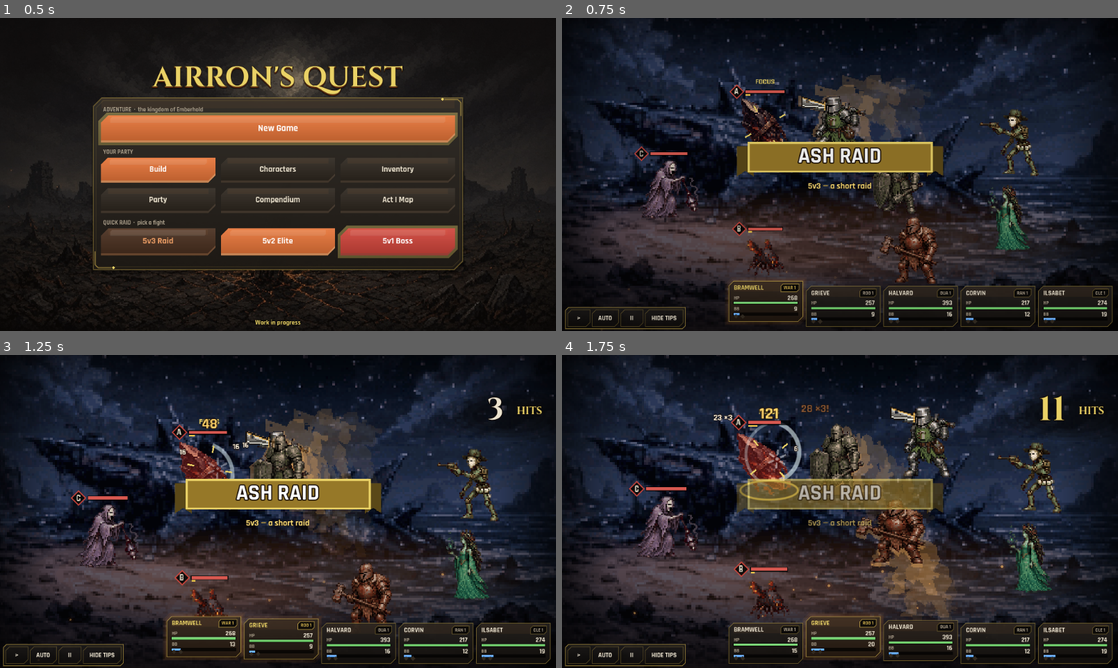
Above: before the commit, frames 1-4 (two rows, left to right).
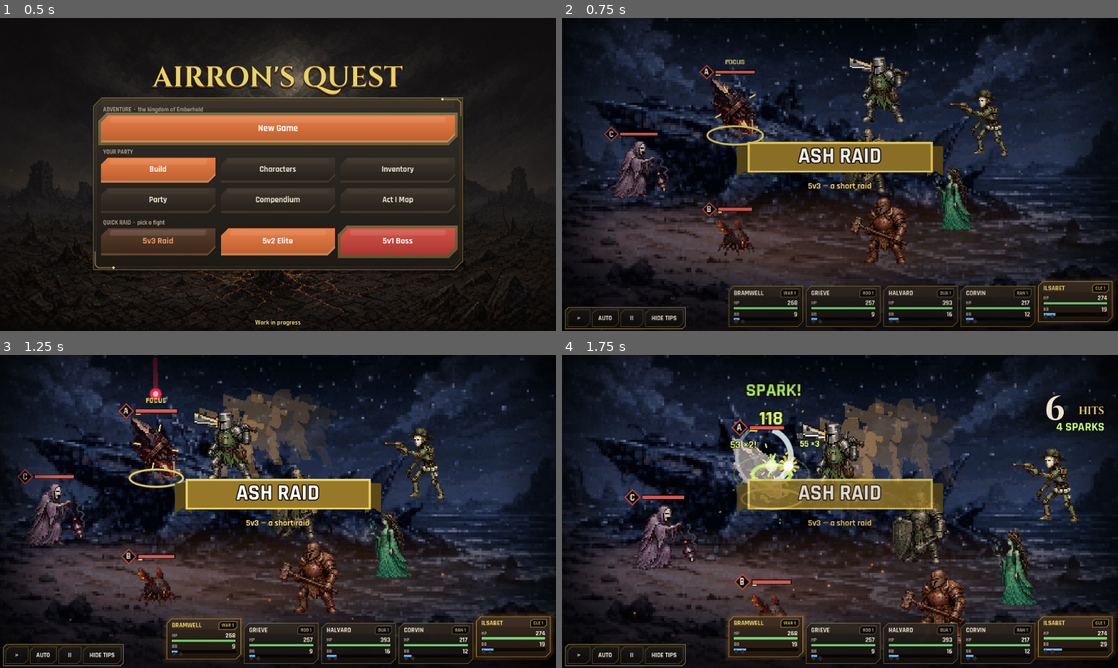
Above: after the commit, the same moments.

Repository: airronkennedy/riftstrike
Game: Godot game, scene res://main.tscn
The game is run twice, just before and just after one commit, with the same random seed, the same clock (stepped at 60 frames per second) and the same inputs.
Inputs (mouse positions are in pixels of both pictures, inside the frame that each line leads up to):
- Up to frame 1 (0.5 s): no input
- Up to frame 2 (0.75 s): tap Enter at 0.5, 0.6 s; move the mouse to (962, 158) at 0.52 s; hold Right from 0.53 s (still down); click (962, 158) at 0.67 s
- Up to frame 3 (1.25 s): keep holding Right; tap Space at 0.77, 1.07 s
- Up to frame 4 (1.75 s): release Right at 1.25 s; drag from (728, 527) to (812, 574) at 1.27 s

Frame 1 is identical in both runs. In frame 2, 14% of the frame differs, in the area x 7-100%, y 12-99%; in frame 3, 19%; in frame 4, 21%, in the area x 11-100%, y 8-99%.

Commit message:
WIP boss escalation rework

Diff:
--- a/scripts/boss/boss_defs.gd
+++ b/scripts/boss/boss_defs.gd
@@ -99,8 +99,8 @@
 	"smother": {"name": "Smother", "telegraph": 900.0, "target": "single", "mult": 2.1,
 		"frames": {"style": "melee", "windup": 300.0, "hits": 6, "interval": 70.0, "travel": 0.0, "mult": 2.1},
 		"warn": "Mother pulls one keeper close"},
-	"final_tally": {"name": "Final Tally", "telegraph": 900.0, "target": "back", "mult": 1.9,
-		"frames": {"style": "melee", "windup": 300.0, "hits": 5, "interval": 75.0, "travel": 0.0, "mult": 1.9},
+	"final_tally": {"name": "Final Tally", "telegraph": 900.0, "target": "back", "mult": 1.0,
+		"frames": {"style": "melee", "windup": 300.0, "hits": 4, "interval": 75.0, "travel": 0.0, "mult": 1.0},
 		"warn": "The ledger names the last in line"},
 	"death_knell": {"name": "Death Knell", "telegraph": 1000.0, "target": "all", "mult": 1.1,
 		"frames": {"style": "cast", "windup": 420.0, "hits": 3, "interval": 200.0, "travel": 200.0, "mult": 1.1},
@@ -157,11 +157,11 @@
 ## FOE_SIZE, TIER_XP) through encounter.tiers / foe_ids. TUNE is an extra per-boss multiplier on top, for the boss
 ## mechanics here (ward, Break, phases, signatures): 1.0 = the plain tier numbers. Tuned with tools/sim_bosses.gd.
 static var TUNE := {
-	"miniboss_matron": {"hp": 1.6, "atk": 0.74, "def": 1.0},
-	"guardian_f1": {"hp": 1.0, "atk": 1.0, "def": 1.0},
-	"guardian_f2": {"hp": 1.0, "atk": 1.0, "def": 1.0},
-	"boss_regnant": {"hp": 1.05, "atk": 0.84, "def": 1.0},
-	"boss_sovereign": {"hp": 1.2, "atk": 0.64, "def": 1.0},
+	"miniboss_matron": {"hp": 1.15, "atk": 0.99, "def": 1.0, "break": 1.5, "spark": 0.25},
+	"guardian_f1": {"hp": 0.58, "atk": 1.4, "def": 1.0, "break": 1.5, "spark": 0.2},
+	"guardian_f2": {"hp": 0.72, "atk": 1.04, "def": 1.0, "break": 1.5, "spark": 0.25},
+	"boss_regnant": {"hp": 0.65, "atk": 1.02, "def": 1.0, "break": 1.5, "spark": 0.25},
+	"boss_sovereign": {"hp": 0.86, "atk": 0.78, "def": 1.0, "break": 1.5, "spark": 0.25},
 }
 
 static func has(id: String) -> bool:
--- a/scripts/boss/boss_fight.gd
+++ b/scripts/boss/boss_fight.gd
@@ -8,7 +8,7 @@
 ## its phase's hit frames, `acts` times a turn, and every `sig_every` turns (and on entering a phase) uses a
 ## signature attack with a telegraph: the camera holds on it, warning rings mark the targets, the name drops in.
 ## HP thresholds change phase (new frames, tighter spark window, more acts, a line). Non-spark hits are dulled by the
-## ward; sparks fill the Break gauge (a Broken boss takes +10% and its next turn is one weak act). The killing blow slows time and holds the
+## ward; sparks fill the Break gauge (a Broken boss takes +15% and staggers its next turn). The killing blow slows time and holds the
 ## camera on the boss before the victory push-in.
 
 const INTRO_MS := 3400.0
@@ -16,8 +16,11 @@
 const FINISH_MS := 1500.0
 const FINISH_SLOW := 0.22
 const END_EXTRA := 2600.0
-const BROKEN_MULT := 1.1 # damage taken while Broken
-const STAGGER_MULT := 0.75 # the Broken boss's one weak act
+const BROKEN_MULT := 1.15 # damage taken while Broken
+## A Broken boss's next turn is staggered: STAGGER_MULT damage, and a signature due that turn comes one turn later.
+## It keeps its acts and its signature cadence (it used to drop to one weak act and skip the signature; with the rift
+## surge that swung boss fights 40-60 win-% points between a good and a weak Attack Order, docs/BOSSES.md).
+const STAGGER_MULT := 0.85
 
 var id := ""
 var d: Dictionary = {}
@@ -147,11 +150,9 @@
 	var out: Array = order.filter(func(u): return u != unit)
 	staggered = false
 	if broken:
-		# Broken: this turn the boss only manages one weak, plain act (no signature)
+		# Broken: this turn the boss staggers: weaker plain acts, and a signature due now waits a turn
 		broken = false; staggered = true
 		g.add_text(unit.x, unit.y - float(unit.K.head) * g.uS(unit) - 40.0, "STAGGERED", "#9fd8ff", 20, 1100, true)
-		out.push_front(unit)
-		return out
 	boss_turns += 1
 	var every: int = maxi(1, int(phase_def().get("sig_every", 3)))
 	if boss_turns % every == 0: sig_due = true
@@ -161,7 +162,7 @@
 var staggered := false
 
 func acts(g) -> int:
-	return 1 if staggered else maxi(1, int(phase_def().get("acts", 1)))
+	return maxi(1, int(phase_def().get("acts", 1)))
 
 ## The boss's strike for this act: frames, target and telegraph. act = 0 for the first strike of the turn.
 func plan(g, act: int) -> Dictionary:
@@ -214,7 +215,7 @@
 func _fill_break(g) -> void:
 	if broken: return
 	break_g += 1.0
-	var need: float = float(d.get("break_need", 12))
+	var need: float = float(d.get("break_need", 12)) * BossDefs.tune(id, "break")
 	if break_g >= need:
 		break_g = 0.0
 		broken = true
@@ -366,7 +367,7 @@
 		g.draw_rect(Rect2(tx - 1.0, br.position.y - 3.0, 2.0, br.size.y + 6.0), AfTheme.GOLD)
 	g.text("%d / %d" % [maxi(0, unit.hp), unit.maxhp], br.end.x - 4.0 * k, br.get_center().y, 9.0 * k, AfTheme.INK, "right", 3.0)
 	# Break gauge (sparks fill it)
-	var need: float = float(d.get("break_need", 12))
+	var need: float = float(d.get("break_need", 12)) * BossDefs.tune(id, "break")
 	var gb := Rect2(x + 54.0 * k, y + 40.0 * k, (w - 66.0 * k) * 0.5, 4.0 * k)
 	g.draw_rect(gb.grow(1), Color(0, 0, 0, 0.75))
 	var bv: float = 1.0 if broken else clampf(break_g / need, 0.0, 1.0)
--- a/scripts/build_ui.gd
+++ b/scripts/build_ui.gd
@@ -212,7 +212,8 @@
 
 func _delays(g: Object, order: Array) -> Array:
 	var d: Array = []
-	for nm in order: d.append(float(g.HERO_DELAY.get(nm, 0.0)))
+	var hd: Dictionary = g.attack_delays() # the suggested delays while the Build is untouched
+	for nm in order: d.append(float(hd.get(nm, 0.0)))
 	return d
 
 func _swap(g: Object, a: int, b: int) -> void:
--- a/scripts/combo_turn.gd
+++ b/scripts/combo_turn.gd
@@ -280,10 +280,12 @@
 		if t.dead: continue
 		var sp := _sparks(t, tm, u, g.boss.spark_window(t) if g.get("boss") != null else Combo.SPARK_WINDOW)
 		var crit: bool = rng.randf() < clampf(float(u.crit) / 100.0, 0.0, 0.6)
-		var raw: float = float(u.atk) * float(f.mult) / float(n) * g.surge_mult() * (1.5 if crit else 1.0)
+		var raw: float = float(u.atk) * float(f.mult) / float(n) * g.surge_mult(u) * (1.5 if crit else 1.0)
 		var after: float = raw * g.def_mit(float(t.def))
 		var cut: float = maxf(after - float(t.armor) / float(n), after * g.ARMOR_FLOOR)
-		var d: int = maxi(1, int(roundf(cut * (Combo.SPARK_MULT if sp else 1.0))))
+		# boss fights: BossDefs.TUNE "spark" scales the spark bonus (1 = +50%, 0.5 = +25%) on every foe (docs/BOSSES.md)
+		var spm: float = 1.0 + (Combo.SPARK_MULT - 1.0) * (BossDefs.tune(str(g.boss.id), "spark") if g.get("boss") != null else 1.0)
+		var d: int = maxi(1, int(roundf(cut * (spm if sp else 1.0))))
 		_apply(g, u, t, d, sp, crit, s, i == n - 1)
 
 ## One running damage total per target this turn: re-pops on every hit (Brave Frontier's chained number).
@@ -360,7 +362,9 @@
 	if team == "blue":
 		hits += 1; dmg += d
 		if sp: sparks += 1
-	g.gain_mp(u, Combo.BB_PER_HIT + (Combo.BB_PER_SPARK if sp else 0.0))
+	# boss fights scale the spark bonuses by BossDefs.TUNE "spark" (docs/BOSSES.md): order matters, but less
+	var spk: float = BossDefs.tune(str(boss.id), "spark") if boss != null else 1.0
+	g.gain_mp(u, Combo.BB_PER_HIT + (Combo.BB_PER_SPARK * spk if sp else 0.0))
 	g.gain_mp(t, Combo.BB_PER_TAKEN)
 	t.flash = maxf(t.flash, 55.0 if sp else 35.0)
 	t.hurt = 260.0
--- a/scripts/game.gd
+++ b/scripts/game.gd
@@ -1446,7 +1446,20 @@
 func alive(team: String) -> Array:
 	return G.units.filter(func(u): return u.team == team and not u.dead)
 func enemy_of(u) -> String: return "red" if u.team == "blue" else "blue"
-func surge_mult() -> float: return 1.0 + (G.turn - 3) * 0.35 if G.turn > 3 else 1.0
+## Rift surge (regular fights): every hit from both sides gains QuestRPG.SURGE_STEP per turn after turn 3.
+## Boss fights have no surge: the boss side enrages instead (QuestRPG.boss_enrage_mult), from a telegraphed turn,
+## capped, so a weak Attack Order makes a fight longer and harder rather than a lost race. u = the attacker.
+func surge_mult(u = null) -> float:
+	if G == null: return 1.0
+	if boss != null:
+		if u == null or u.team != "red": return 1.0
+		return QuestRPG.boss_enrage_mult(G.turn, boss_enrage_turn())
+	return 1.0 + (G.turn - 3) * QuestRPG.SURGE_STEP if G.turn > 3 else 1.0
+
+## The turn a boss starts to enrage (BossDefs def "enrage_turn", else QuestRPG.BOSS_ENRAGE.turn).
+func boss_enrage_turn() -> int:
+	if boss == null: return 999
+	return int(BossDefs.get_def(str(boss.id)).get("enrage_turn", QuestRPG.BOSS_ENRAGE.turn))
 func home_facing(u) -> int: return (-1 if u.team == "blue" else 1) if not PORT else (1 if u.team == "blue" else -1)
 
 func pick_atk(u, tgt) -> Array:
@@ -1677,7 +1690,7 @@
 		var sum := 0
 		for u in units:
 			sum += u.atk
-		var dmg := mitigate_raw(sum * 3.0 * surge_mult(), t)
+		var dmg := mitigate_raw(sum * 3.0 * surge_mult(units[0]), t)
 		deal_damage(group[group.size() - 1].u, t, dmg, {"combo": true, "members": units, "n": units.size()})
 	else:
 		for h in group:
@@ -1773,7 +1786,7 @@
 	var crit := (ab or not special) and not is_splash and randf() < crit_p
 	# Melee damage is fixed (crits and combos are the only swings); ranged keeps a small roll.
 	var roll: float = rand(0.85, 1.15) if str(u.K.ranged) != "" else 1.0
-	var raw: float = u.atk * roll * mult * (1.5 if crit else 1.0) * surge_mult()
+	var raw: float = u.atk * roll * mult * (1.5 if crit else 1.0) * surge_mult(u)
 	deal_damage(u, t, mitigate_raw(raw, t), {"special": special, "isSplash": is_splash, "crit": crit, "color": color, "ab": ab})
 
 var combat_trace = null # Array when a headless tool wants a per-hit log (tools/combat_sim.gd); null in play.
@@ -1892,7 +1905,9 @@
 	tick_mods("blue")
 	apply_mana_regen("blue")
 	banner = {"text": "YOUR TURN", "sub": "Tap knights to set the attack order" if G.turn == 1 else "Turn %d" % G.turn, "t": 0.0, "life": 1000.0, "color": "blue"}
-	if G.turn == 4: banner.sub = "RIFT SURGE — damage rising!"
+	if G.turn == 4 and boss == null: banner.sub = "RIFT SURGE — damage rising!"
+	if boss != null and G.turn == boss_enrage_turn() - 1: banner.sub = "The boss is about to ENRAGE!"
+	if boss != null and G.turn == boss_enrage_turn(): banner.sub = "ENRAGED — the boss hits harder every turn"
 	sfx.tone(523, 0.08, "square", 0.04)
 
 const LAUNCH_STAGGER := 200.0
@@ -2088,7 +2103,9 @@
 	G.mode = "select"; G.sel_t = SELECT_MS
 	party_select_started.emit(G.turn)
 	banner = {"text": "YOUR TURN", "sub": "Tap an enemy to focus · or let the team pick" if not AUTO else "Turn %d" % G.turn, "t": 0.0, "life": 900.0, "color": "blue"}
-	if G.turn == 4: banner.sub = "RIFT SURGE — damage rising!"
+	if G.turn == 4 and boss == null: banner.sub = "RIFT SURGE — damage rising!"
+	if boss != null and G.turn == boss_enrage_turn() - 1: banner.sub = "The boss is about to ENRAGE!"
+	if boss != null and G.turn == boss_enrage_turn(): banner.sub = "ENRAGED — the boss hits harder every turn"
 	sfx.tone(523, 0.08, "square", 0.04)
 
 func bf_focus(t) -> void:
@@ -2114,28 +2131,62 @@
 	return TargetSelect.pick(alive("red"))
 
 ## Build "Attack Order": party keeper names, first attacker first (HERO_ORDER filtered + anyone missing).
+## An untouched Build (no order and no delays saved) fights in the suggested order (auto_plan), so a new player
+## who never opens the Attack Order tab still gets sparks. Any edit in the tab saves a real order.
 func attack_order() -> Array:
 	var party: Array = party_names()
 	var out: Array = []
-	for nm in HERO_ORDER:
+	var src: Array = auto_plan().order if auto_order() else HERO_ORDER
+	for nm in src:
 		if party.find(nm) >= 0 and out.find(nm) < 0: out.append(nm)
 	for nm in party:
 		if out.find(nm) < 0: out.append(nm)
 	return out
 
 func set_attack_order(names: Array) -> void:
+	if auto_order(): HERO_DELAY = attack_delays() # keep the suggested delays when the player first edits the order
 	HERO_ORDER = names.duplicate()
 	save_cfg()
 
 func set_hero_delay(nm: String, ms: float) -> void:
+	if auto_order():
+		HERO_ORDER = attack_order(); HERO_DELAY = attack_delays()
 	HERO_DELAY[nm] = clampf(snappedf(ms, Combo.DELAY_STEP), 0.0, Combo.DELAY_MAX)
 	save_cfg()
+
+## True while the player has never set an Attack Order: the party uses auto_plan().
+func auto_order() -> bool:
+	return HERO_ORDER.is_empty() and HERO_DELAY.is_empty()
+
+## Per-keeper start delays (ms) for the current Attack Order (the suggested ones while auto_order()).
+func attack_delays() -> Dictionary:
+	return (auto_plan().delays as Dictionary).duplicate() if auto_order() else HERO_DELAY
+
+var _auto_plan_key := ""
+var _auto_plan := {}
+## The suggested order for the current party (Combo.best_plan on each keeper's class hit frames), cached.
+func auto_plan() -> Dictionary:
+	var party: Array = party_names()
+	var parts: Array = []
+	for nm in party: parts.append(str(nm) + ":" + str(CHAR[nm].cls) if CHAR.has(nm) else str(nm))
+	var key := ",".join(parts)
+	if key == _auto_plan_key: return _auto_plan
+	var fr: Array = []
+	for nm in party: fr.append(Combo.frames(str(CHAR[nm].cls) if CHAR.has(nm) else "Warrior"))
+	var plan: Dictionary = Combo.best_plan(fr) if fr.size() > 1 else {"order": range(fr.size()), "delays": [0.0]}
+	var order: Array = []
+	var delays := {}
+	for j in plan.order.size():
+		var nm2: String = party[plan.order[j]]
+		order.append(nm2); delays[nm2] = float(plan.delays[j]) if j < plan.delays.size() else 0.0
+	_auto_plan_key = key; _auto_plan = {"order": order, "delays": delays}
+	return _auto_plan
 
 func bf_order(team: String) -> Array:
 	var us := alive(team)
 	if team == "red": return shuffled(us)
 	var out: Array = []
-	for nm in HERO_ORDER:
+	for nm in attack_order():
 		for u in us:
 			if u.name == nm and out.find(u) < 0: out.append(u)
 	for u in us:
@@ -2152,7 +2203,7 @@
 
 ## The party's attack sequence after targeting (combo system, scripts/combo_turn.gd). focus: the locked target.
 func bf_run_party_turn(focus) -> void:
-	G.turnc.start(self, "blue", bf_order("blue"), HERO_DELAY, focus)
+	G.turnc.start(self, "blue", bf_order("blue"), attack_delays(), focus)
 	sfx.fight()
 
 func bf_enemy_turn() -> void:
@@ -2407,7 +2458,7 @@
 	var best_kill = null
 	var weakest = null
 	for f in foes:
-		var est: int = mitigate_raw(float(u.atk) * mult * surge_mult(), f)
+		var est: int = mitigate_raw(float(u.atk) * mult * surge_mult(u), f)
 		if est >= f.hp and (best_kill == null or f.hp > best_kill.hp): best_kill = f
 		if weakest == null or f.hp < weakest.hp: weakest = f
 	return best_kill if best_kill != null else weakest
@@ -3008,7 +3059,9 @@
 	outlined("Turn %d" % maxi(1, G.turn), VWc / 2, top + h * 0.28, roundf(fs * 0.85), Color.WHITE)
 	if label != "":
 		outlined(label, VWc / 2, top + h * 0.28 + fs * 1.15, roundf(minf(fs * 1.35, cw / (label.length() * 0.62))), Color("#7ff3ff") if mine else Color("#ff8a7a"))
-	if surge_mult() > 1:
+	if boss != null and G.turn >= boss_enrage_turn():
+		outlined("ENRAGE x%.2f" % QuestRPG.boss_enrage_mult(G.turn, boss_enrage_turn()), VWc / 2, top + h + 14, 11, Color("#ff6a4a"))
+	elif surge_mult() > 1:
 		outlined("SURGE x%.2f" % surge_mult(), VWc / 2, top + h + 14, 11, Color("#ffd23f"))
 
 func draw_banner() -> void:
--- a/scripts/quest_rpg.gd
+++ b/scripts/quest_rpg.gd
@@ -203,3 +203,14 @@
 	var f := clampf(frac_left, 0.0, 1.0)
 	if not won: return 0.0
 	return maxf(WIN_FLOOR, f + (1.0 - f) * WIN_RECOVER)
+
+## Rift surge in regular fights: +SURGE_STEP damage per turn after turn 3, both sides (game.gd surge_mult).
+const SURGE_STEP := 0.35
+## Boss enrage (replaces the surge in boss fights, docs/BOSSES.md): from turn `turn` (a "about to ENRAGE" warning
+## one turn earlier), the boss side deals +step per turn, capped at max. The party never ramps in a boss fight.
+## static var so tools/sim_bosses.gd can sweep it (--enrage=turn,step,max).
+static var BOSS_ENRAGE := {"turn": 18, "step": 0.25, "max": 3.0}
+
+static func boss_enrage_mult(turn: int, start: int) -> float:
+	if turn < start: return 1.0
+	return minf(float(BOSS_ENRAGE.max), 1.0 + float(BOSS_ENRAGE.step) * float(turn - start + 1))
--- a/tools/sim_bosses.gd
+++ b/tools/sim_bosses.gd
@@ -2,8 +2,11 @@
 ## Boss balance sweep (docs/BOSSES.md):
 ##   godot --headless --path . -s res://tools/sim_bosses.gd -- --n=40 [--levels=7,9] [--boss=boss_sovereign] [--modes=random,default,smart]
 ## Default levels per boss: its story recommended level (BossDefs level) and one above.
-## For each boss and party level: n AUTO fights per Attack Order: random (bad), default (party order, untouched Build)
-## and smart (the suggested order, Combo.best_plan). Prints win %, spark rate on all party hits, Breaks, phases reached, signatures and fight length.
+## For each boss and party level: n AUTO fights per Attack Order: random (a shuffled order, no delays), party (the
+## squad order as listed, no delays), default (untouched Build: the game's auto_plan) and smart (Combo.best_plan here).
+## --carry: the Sovereign starts with the HP share the party had left after a Regnant fight (sampled from the
+## Regnant runs of the same order; a loss there means a retry at full HP). --enrage=turn,step,max overrides
+## QuestRPG.BOSS_ENRAGE. Prints win %, spark rate on all party hits, Breaks, phases reached, signatures and fight length.
 const C = preload("res://scripts/combo.gd")
 
 func _init() -> void:
@@ -14,12 +17,26 @@
 	var n := 30
 	var levels: Array = []
 	var only := ""
-	var modes: Array = ["random", "default", "smart"]
+	var modes: Array = ["random", "party", "default", "smart"]
+	var carry := false
 	for a in OS.get_cmdline_user_args():
 		if a.begins_with("--n="): n = int(a.substr(4))
 		elif a.begins_with("--boss="): only = a.substr(7)
 		elif a.begins_with("--modes="): modes = Array(a.substr(8).split(","))
 		elif a.begins_with("--seed="): seed(int(a.substr(7)))
+		elif a.begins_with("--enrage="):
+			var ev: PackedStringArray = a.substr(9).split(",")
+			var QR = load("res://scripts/quest_rpg.gd")
+			QR.BOSS_ENRAGE = {"turn": int(ev[0]), "step": float(ev[1]), "max": float(ev[2])}
+		elif a == "--carry": carry = true
+		elif a.begins_with("--tune="):
+			# --tune=hp,atk[,break[,spark]] : scale every BossDefs.TUNE row (what-if sweeps; not saved)
+			var tv: PackedStringArray = a.substr(7).split(",")
+			for bid in BossDefs.TUNE:
+				BossDefs.TUNE[bid].hp = float(BossDefs.TUNE[bid].hp) * float(tv[0])
+				BossDefs.TUNE[bid].atk = float(BossDefs.TUNE[bid].atk) * float(tv[1] if tv.size() > 1 else "1")
+				if tv.size() > 2: BossDefs.TUNE[bid]["break"] = float(BossDefs.TUNE[bid].get("break", 1.0)) * float(tv[2])
+				if tv.size() > 3: BossDefs.TUNE[bid]["spark"] = float(tv[3])
 		elif a.begins_with("--levels="):
 			levels = []
 			for s in a.substr(9).split(","): levels.append(int(s))
@@ -39,6 +56,7 @@
 	print("party: ", ", ".join(party), "   suggested order: ", ", ".join(smart))
 	print("boss            lvl  order   win%  spark%  breaks  phase  sigs  turns  fight s")
 	var out := {}
+	var reg_left := {} # order mode -> Array of party HP shares left after Regnant wins
 	for id in BossDefs.BOSSES.keys():
 		if only != "" and id != only: continue
 		var lv: Array = levels
@@ -57,17 +75,42 @@
 					if mode == "random":
 						var o2: Array = party.duplicate(); o2.shuffle()
 						g.HERO_ORDER = o2; g.HERO_DELAY = {}
+					elif mode == "shuffled":
+						# what the game does when a player drags the order around: auto delays frozen, order shuffled
+						g.HERO_ORDER = []; g.HERO_DELAY = {}
+						var dl: Dictionary = g.attack_delays().duplicate()
+						var o3: Array = party.duplicate(); o3.shuffle()
+						g.HERO_ORDER = o3; g.HERO_DELAY = dl
+					elif mode == "party":
+						g.HERO_ORDER = party.duplicate(); g.HERO_DELAY = {}
 					elif mode == "default":
-						g.HERO_ORDER = party.duplicate(); g.HERO_DELAY = {}
+						g.HERO_ORDER = []; g.HERO_DELAY = {} # untouched Build: the game's suggested order (auto_plan)
+					elif mode.begins_with("fixed:"):
+						# fixed:<i,j,...> party indices, no delays (diagnostics)
+						var fo: Array = []
+						for ix in mode.substr(6).split("."): fo.append(party[int(ix)])
+						g.HERO_ORDER = fo; g.HERO_DELAY = {}
 					else:
 						g.HERO_ORDER = smart; g.HERO_DELAY = sdel
 					g.AUTO = true
 					g.start_boss_battle(id)
+					if carry and id == "boss_sovereign":
+						var pool: Array = reg_left.get(mode, [])
+						# story: QuestFlow.finish_battle (QuestRPG.hp_after_battle) then "Pull Taren out" burns 25%
+						var f0: float = Q.hp_after_battle(true, float(pool[randi() % pool.size()])) * 0.75 if not pool.is_empty() else 0.75
+						for u in g.G.units:
+							if u.team == "blue": u.hp = maxi(1, int(roundf(float(u.maxhp) * f0))); u.shown_hp = u.hp
 					var guard := 0
 					while g.phase == "battle" and guard < 60000:
 						g.step(17); guard += 1
 					var bf = g.boss
 					if g.G.result == "win": wins += 1
+					if id == "boss_regnant" and g.G.result == "win":
+						var hl := 0.0; var hm := 0.0
+						for u in g.G.units:
+							if u.team == "blue": hl += maxf(0.0, float(u.hp)) if not u.dead else 0.0; hm += float(u.maxhp)
+						if not reg_left.has(mode): reg_left[mode] = []
+						reg_left[mode].append(hl / maxf(1.0, hm))
 					hits += g.res_combo_hits; sparks += g.res_combo_sparks
 					if bf != null:
 						breaks += int(bf.stats.breaks); ph += float(bf.phase + 1); sigs += int(bf.stats.sigs)
